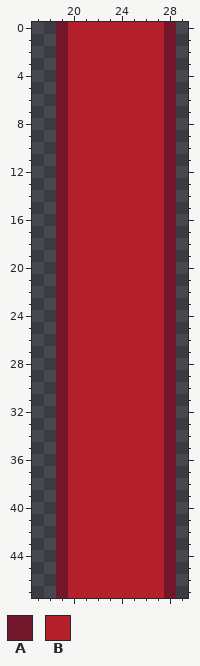
Two versions of one pixel-art sprite, img/pipe_vert.png. Above: the version before the commit.
The file is 48x48 pixels. Shown: x 17..29, y 0..47.
Palette (. is transparent): A #73172d  B #b4202a
Pixels before, first column x 19:
 0 ABBBBBBBBA
 1 ABBBBBBBBA
 2 ABBBBBBBBA
 3 ABBBBBBBBA
 4 ABBBBBBBBA
 5 ABBBBBBBBA
 6 ABBBBBBBBA
 7 ABBBBBBBBA
 8 ABBBBBBBBA
 9 ABBBBBBBBA
10 ABBBBBBBBA
11 ABBBBBBBBA
12 ABBBBBBBBA
13 ABBBBBBBBA
14 ABBBBBBBBA
15 ABBBBBBBBA
16 ABBBBBBBBA
17 ABBBBBBBBA
18 ABBBBBBBBA
19 ABBBBBBBBA
20 ABBBBBBBBA
21 ABBBBBBBBA
22 ABBBBBBBBA
23 ABBBBBBBBA
24 ABBBBBBBBA
25 ABBBBBBBBA
26 ABBBBBBBBA
27 ABBBBBBBBA
28 ABBBBBBBBA
29 ABBBBBBBBA
30 ABBBBBBBBA
31 ABBBBBBBBA
32 ABBBBBBBBA
33 ABBBBBBBBA
34 ABBBBBBBBA
35 ABBBBBBBBA
36 ABBBBBBBBA
37 ABBBBBBBBA
38 ABBBBBBBBA
39 ABBBBBBBBA
40 ABBBBBBBBA
41 ABBBBBBBBA
42 ABBBBBBBBA
43 ABBBBBBBBA
44 ABBBBBBBBA
45 ABBBBBBBBA
46 ABBBBBBBBA
47 ABBBBBBBBA
The same view after the edit:
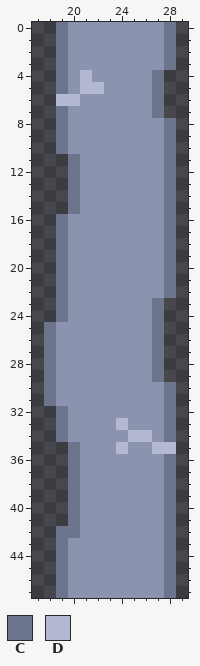
Colours new in this view: C #6d758d  D #b3b9d1
The author wrote: pop di pipes
Difference:
Colour B changes from #b4202a to #8b93af.
Colour B replaces colour A in rows 25 to 31 at x 19.
Colour C is added in rows 25 to 31 at x 18.
Colour C replaces colour A in rows 0 to 3 at x 19 and 28; in rows 4 to 5 at x 19; in row 7 at x 19; in rows 8 to 10 at x 19 and 28; in rows 11 to 15 at x 28; in rows 16 to 22 at x 19 and 28.
Colour C replaces colour A in rows 23 to 24 at x 19; in rows 30 to 31 at x 28; in rows 32 to 34 at x 19 and 28; in rows 36 to 41 at x 28; in rows 42 to 47 at x 19 and 28.
Colour C replaces colour B in rows 4 to 7 at x 27; in rows 11 to 15 at x 20; in rows 23 to 29 at x 27; in rows 35 to 42 at x 20.
Colour D replaces colour A in row 6 at x 19; in row 35 at x 28.
Colour D replaces colour B in row 4 at x 21; in row 5 at x 21 to 22; in row 6 at x 20; in row 33 at x 24; in row 34 at x 25 to 26; in row 35 at x 24 and 27.
Colour A is gone in rows 4 to 7 at x 28; in rows 11 to 15 at x 19; in rows 23 to 29 at x 28; in rows 35 to 41 at x 19.
Where, in picture pixels (left, top, right, bottom), the same in both pictures:
changed: (44, 22, 176, 598)
